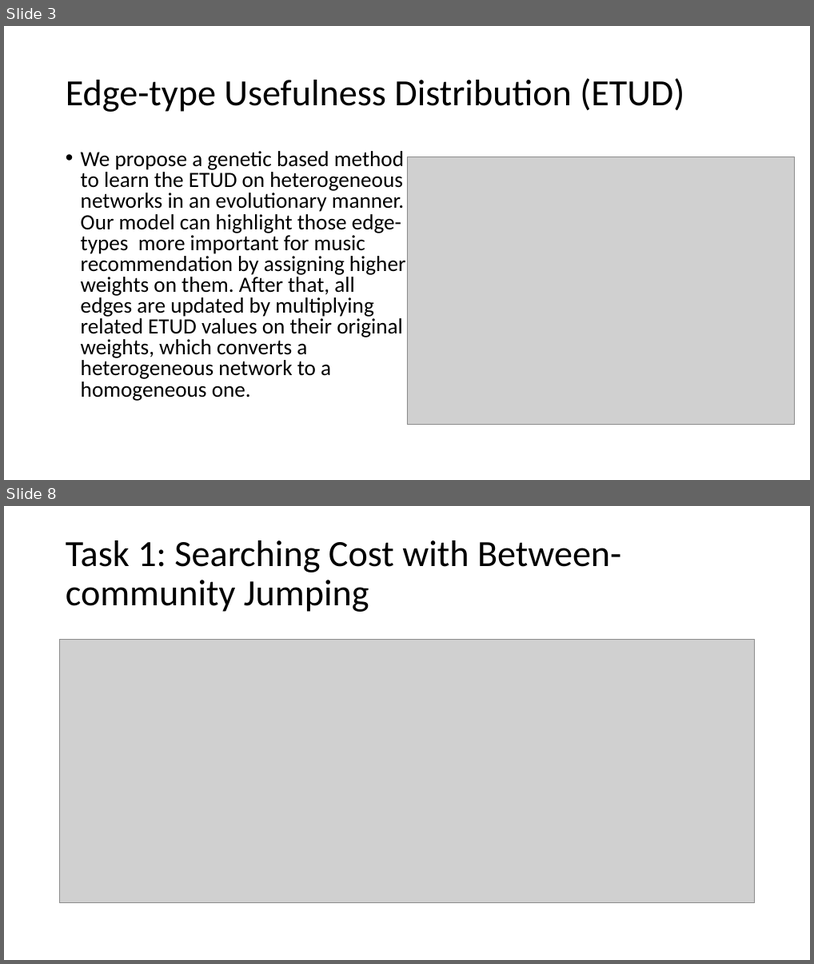
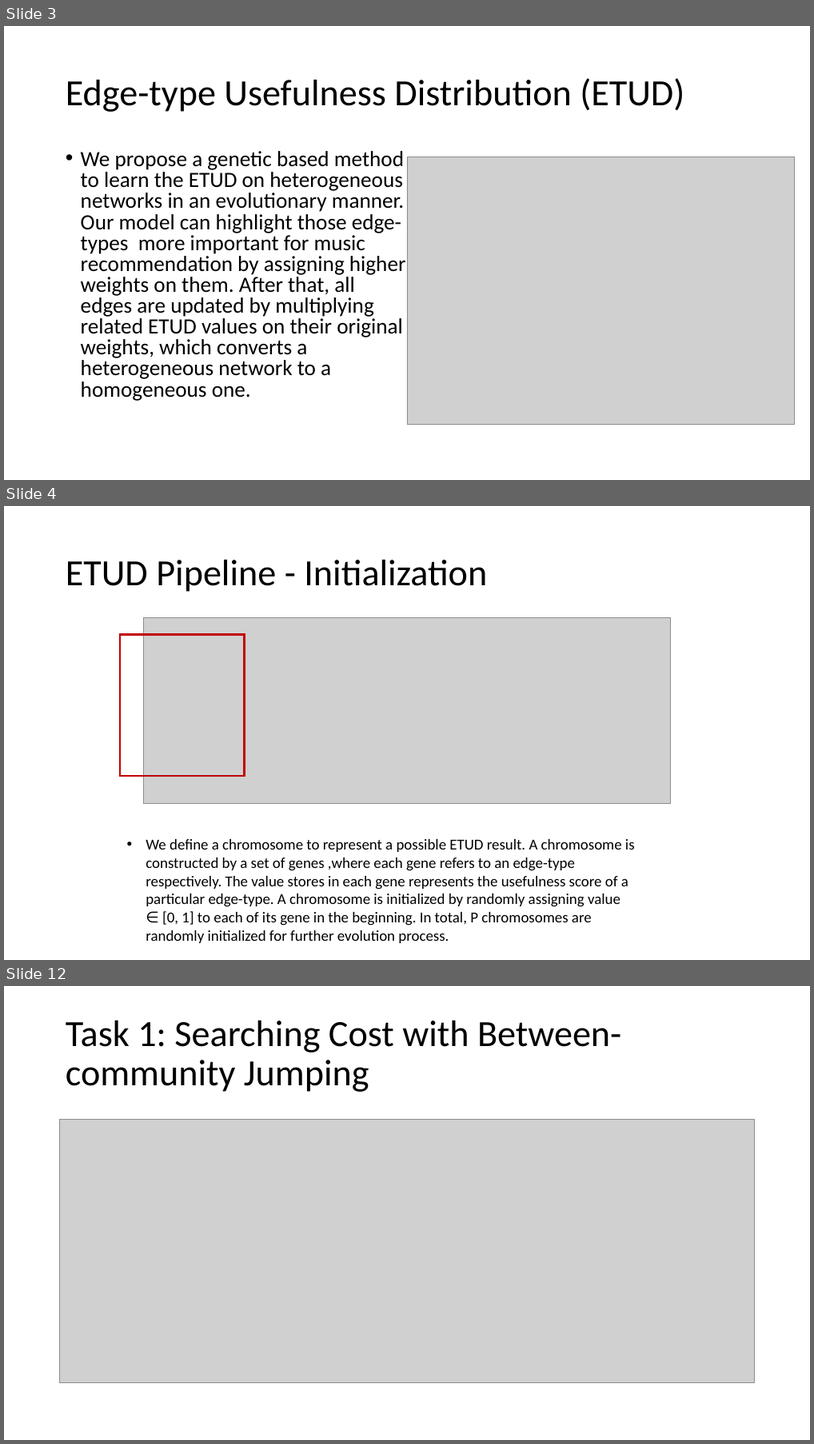
Before and after one commit to RoyZhengGao/RoyZhengGao-old.github.io, a slide deck: files/iconference-2022.pptx. Shown one above the other, each under a label of ours: slides 3 and 8 before the commit, slides 3, 4 and 12 after it; the slides between them are not shown. The pictures are 814x964 and 814x1444 pixels, drawn with LibreOffice and Linux fonts; fonts in the diff are those of the drawing; grey boxes stand for pictures. Boxes give left, top, right and bottom in pixels: in the first picture for what was removed or moved away, otherwise in the second. Text is boxed around its words. In the diff, an @@ line names an element or a change of style, - is before the commit and + after.

```diff
--- a/files/iconference-2022.pptx
+++ b/files/iconference-2022.pptx
@@ slide 4 added at (4, 506, 810, 960), background #FFFFFF @@
@@ title added at (66, 560, 487, 592), 44 pt, text #000000 @@
+ETUD Pipeline - Initialization
@@ picture added at (144, 617, 671, 804) @@
@@ rectangle added at (120, 634, 245, 776), outline #C00000 2.5 pt @@
@@ text added at (146, 839, 635, 943), 18 pt, text #000000 @@
+  • We define a chromosome to represent a possible ETUD result. A chromosome is constructed by a set of genes ,where each gene refers to an edge-type respectively. The value stores in each gene represents the usefulness score of a particular edge-type. A chromosome is initialized by randomly assigning value ∈ [0, 1] to each of its gene in the beginning. In total, P chromosomes are randomly initialized for further evolution process.
@@ what was slide 8 is now slide 12 @@
```
Also in this commit, not shown: 3 slides changed, 5 other slides added, 2 slides removed, 3 other files.
